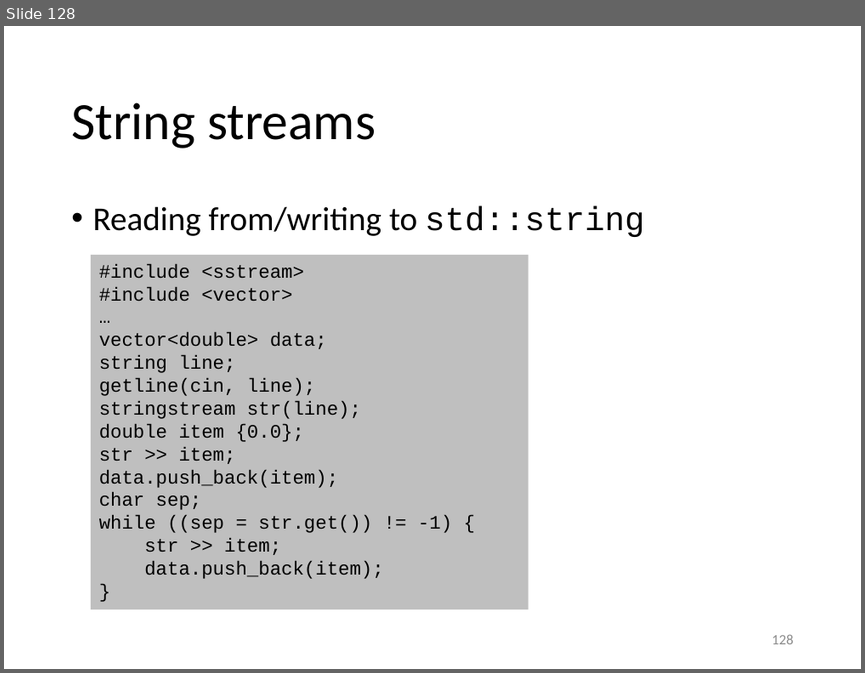
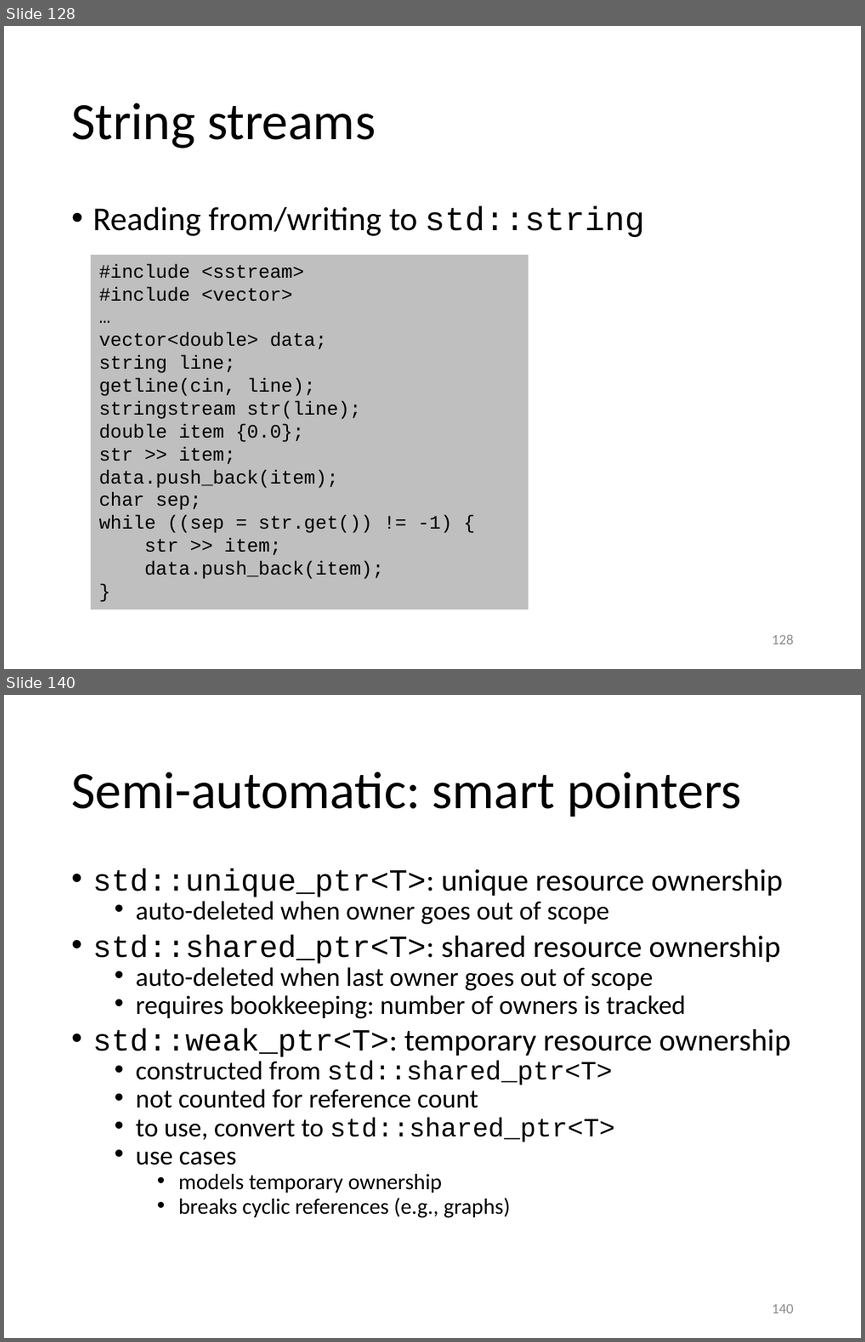
Before and after one commit to gjbex/Scientific-C-plus-plus, a slide deck: scientific_cpp.pptx. Shown one above the other, each under a label of ours: slide 128 before the commit, slides 128 and 140 after it; the slides between them are not shown. The pictures are 865x673 and 865x1342 pixels, drawn with LibreOffice and Linux fonts; fonts in the diff are those of the drawing. Boxes give left, top, right and bottom in pixels: in the first picture for what was removed or moved away, otherwise in the second. Text is boxed around its words. In the diff, an @@ line names an element or a change of style, - is before the commit and + after.

Commit message:
Add section on pointers

```diff
--- a/scientific_cpp.pptx
+++ b/scientific_cpp.pptx
@@ slide 140 added at (x1=4, y1=695, x2=861, y2=1338), background #FFFFFF @@
@@ title added at (x1=71, y1=771, x2=742, y2=817), 44 pt, text #000000 @@
+Semi-automatic: smart pointers
@@ text added at (x1=93, y1=868, x2=791, y2=1218), 22.2 pt, text #000000 @@
+• std::unique_ptr<T>: unique resource ownership
+  • auto-deleted when owner goes out of scope
+• std::shared_ptr<T>: shared resource ownership
+  • auto-deleted when last owner goes out of scope
+  • requires bookkeeping: number of owners is tracked
+• std::weak_ptr<T>: temporary resource ownership
+  • constructed from std::shared_ptr<T>
+  • not counted for reference count
+  • to use, convert to std::shared_ptr<T>
+  • use cases
+    • models temporary ownership
+    • breaks cyclic references (e.g., graphs)
@@ page number added at (x1=772, y1=1304, x2=794, y2=1313), 12 pt, text #8C8C8C @@
+140
```
Also in this commit, not shown: 12 other slides added.
